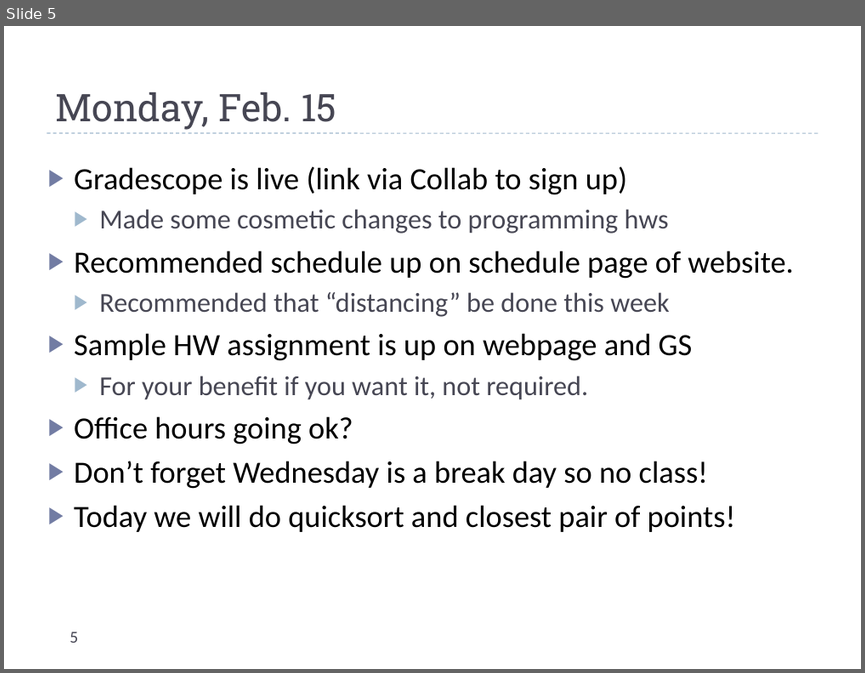
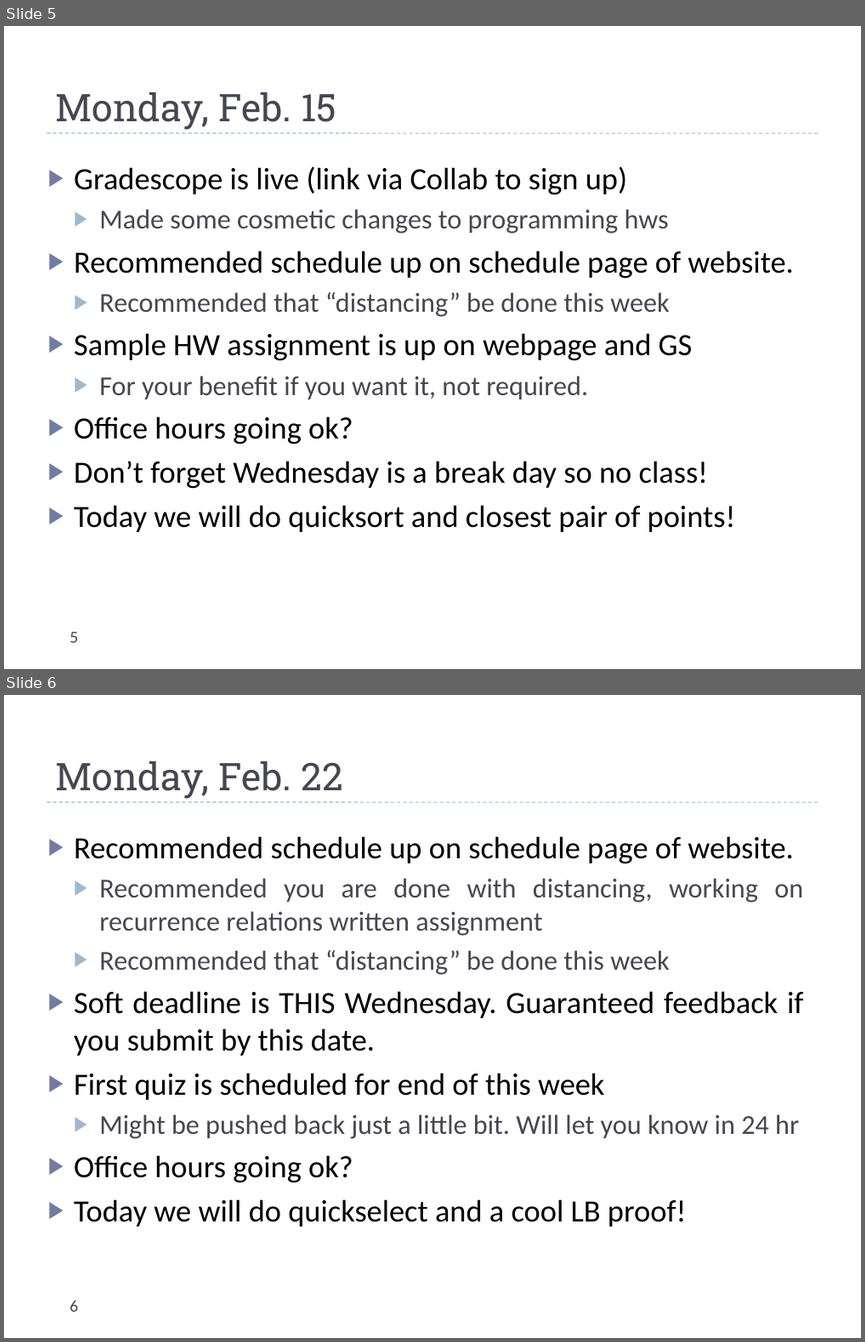
Before and after one commit to uva-cs/cs4102-f21, a slide deck: slides/dailyannouncements_mf.pptx. Shown one above the other, each under a label of ours: slide 5 before the commit, slides 5 and 6 after it. The pictures are 865x673 and 865x1342 pixels, drawn with LibreOffice and Linux fonts; fonts in the diff are those of the drawing. Boxes give left, top, right and bottom in pixels: in the first picture for what was removed or moved away, otherwise in the second. Text is boxed around its words. In the diff, an @@ line names an element or a change of style, - is before the commit and + after.

Commit message:
announcements

```diff
--- a/slides/dailyannouncements_mf.pptx
+++ b/slides/dailyannouncements_mf.pptx
@@ slide 6 added at bbox=[4, 695, 861, 1338], background #FFFFFF; not listed: 1 template element that a slide beside it also shows @@
@@ title added at bbox=[55, 761, 342, 799], 32 pt, text #464653 @@
+Monday, Feb. 22
@@ text added at bbox=[74, 836, 803, 1226], 26 pt, text #000000 @@
+▶ Recommended schedule up on schedule page of website.
+  ▶ Recommended you are done with distancing, working on recurrence relations written assignment
+  ▶ Recommended that “distancing” be done this week
+▶ Soft deadline is THIS Wednesday. Guaranteed feedback if you submit by this date.
+▶ First quiz is scheduled for end of this week
+  ▶ Might be pushed back just a little bit. Will let you know in 24 hr
+▶ Office hours going ok?
+▶ Today we will do quickselect and a cool LB proof!
@@ page number added at bbox=[69, 1299, 78, 1311], 14 pt, text #464653 @@
+6
```
